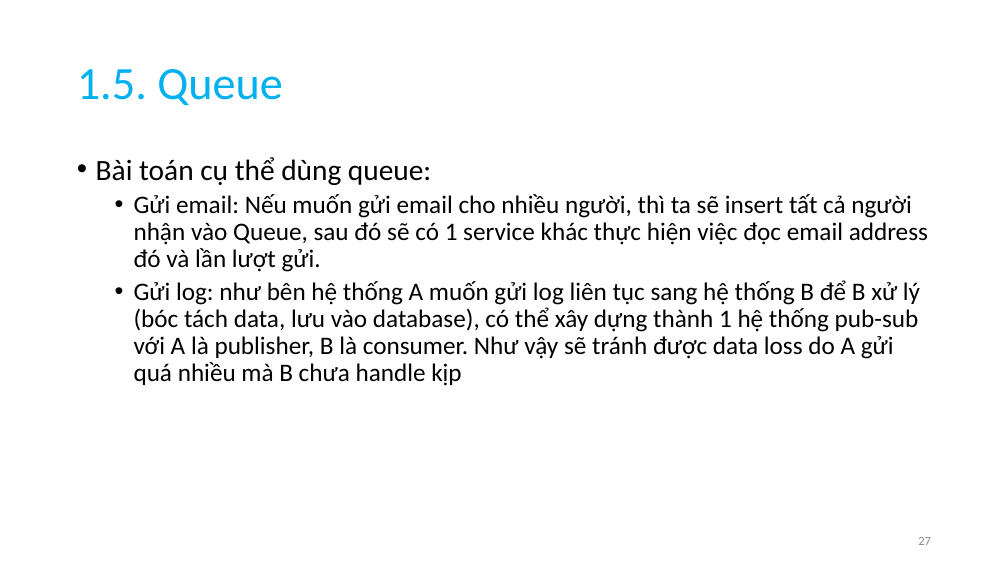
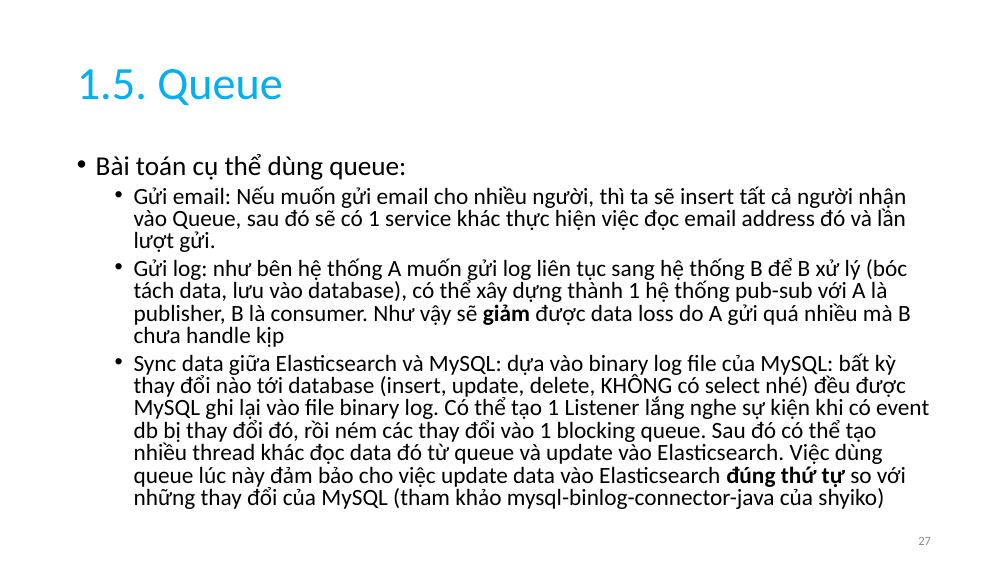
Before and after one commit to anhtuta/Notes, a slide deck: slide 27 of DSA.pptx. Drawn at 1008x567 pixels with LibreOffice and Linux fonts; fonts in the diff are those of the drawing. Boxes give left, top, right and bottom in pixels: in the first picture for what was removed or moved away, otherwise in the second. Text is boxed around its words. In the diff, an @@ line names an element or a change of style, - is before the commit and + after.

```diff
--- a/DSA.pptx
+++ b/DSA.pptx
@@ text at [96,154,906,252]: size 28 to 25.9 pt in "Bài toán cụ thể dùng queue:"; size 24 to 22.2 pt in "Gửi email: Nếu muốn gửi email cho ..."; line spacing 0.9 to 0.8 @@
@@ text at [134,258,929,509]: text changed; size 24 to 22.2 pt @@
-  • Gửi log: như bên hệ thống A muốn gửi log liên tục sang hệ thống B để B xử lý (bóc tách data, lưu vào database), có thể xây dựng thành 1 hệ thống pub-sub với A là publisher, B là consumer. Như vậy sẽ tránh được data loss do A gửi quá nhiều mà B chưa handle kịp
+  • Gửi log: như bên hệ thống A muốn gửi log liên tục sang hệ thống B để B xử lý (bóc tách data, lưu vào database), có thể xây dựng thành 1 hệ thống pub-sub với A là publisher, B là consumer. Như vậy sẽ giảm được data loss do A gửi quá nhiều mà B chưa handle kịp
+  • Sync data giữa Elasticsearch và MySQL: dựa vào binary log file của MySQL: bất kỳ thay đổi nào tới database (insert, update, delete, KHÔNG có select nhé) đều được MySQL ghi lại vào file binary log. Có thể tạo 1 Listener lắng nghe sự kiện khi có event db bị thay đổi đó, rồi ném các thay đổi vào 1 blocking queue. Sau đó có thể tạo nhiều thread khác đọc data đó từ queue và update vào Elasticsearch. Việc dùng queue lúc này đảm bảo cho việc update data vào Elasticsearch đúng thứ tự so với những thay đổi của MySQL (tham khảo mysql-binlog-connector-java của shyiko)
```
Also in this commit, not shown: 2 other slides changed, 1 slide added, 3 other files.
